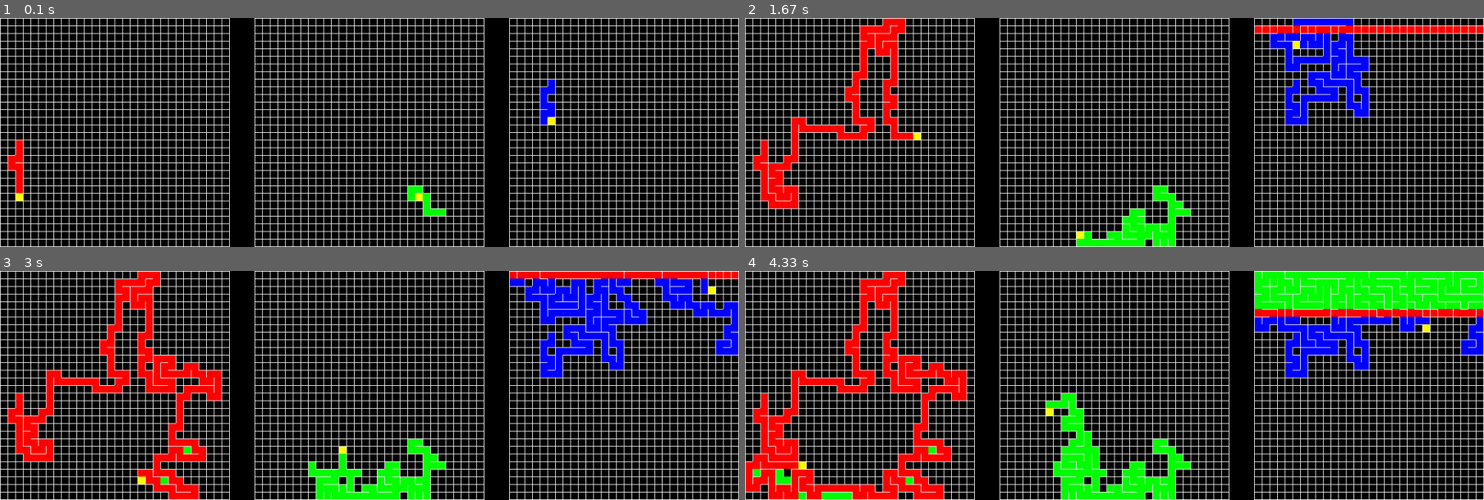
Above: before the commit, frames 1-4 (two rows, left to right).
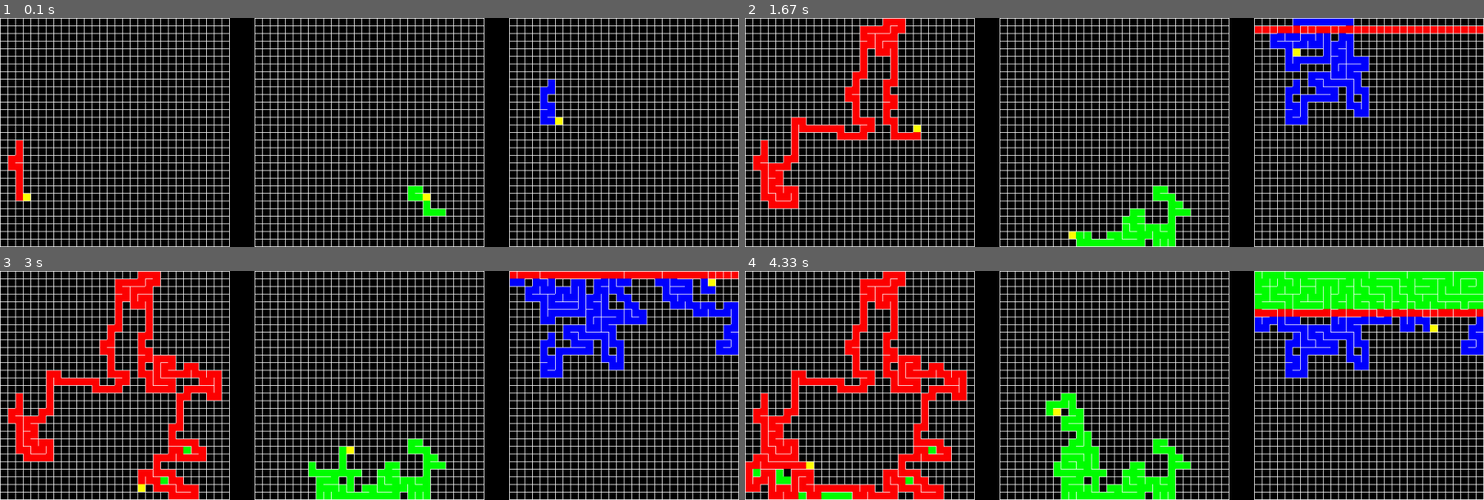
Above: after the commit, the same moments.

Repository: zedzeedev/build-a-thing
Game: pygame game, started from src/pygame_visualization.py
Same seed, same stepped clock (60 frames per second), same inputs: the game is played once before the commit and once after it.
Inputs:
- Up to frame 1 (0.1 s): no input
- Up to frame 2 (1.67 s): no input
- Up to frame 3 (3 s): no input
- Up to frame 4 (4.33 s): no input

The runs differ from the first frame. In frame 1, 0.2% of the frame differs, in the area x 2-77%, y 43-80%; in frame 2, 0.2%; in frame 3, 0.2%; in frame 4, 0.2%, in the area x 7-94%, y 23-87%.

Commit message:
visualization and timer

Diff:
--- a/src/pygame_visualization.py
+++ b/src/pygame_visualization.py
@@ -3,6 +3,7 @@
 from aldous_broder import AldousBroderGrid
 from hunt_and_kill import HuntAndKillGrid
 from maze_helpers import MazeVisitor
+import time
 
 
 CELL_SIZE = (12, 12)
@@ -53,12 +54,12 @@
 
     def visit_recursive_backtracking(self, maze, **kwargs):
         def cell_color_decider(pos):
-            if pos == maze.current_cell:
+            if pos in maze.completed_cells:
+                return kwargs["completed_color"]
+            elif pos == maze.current_cell:
                 return kwargs["current_color"]
             elif pos in maze.visited_cells:
                 return kwargs["visited_color"]
-            elif pos in maze.completed_cells:
-                return kwargs["completed_color"]
             return self.cell_color
         self.draw_grid(maze, cell_color_decider)
 
@@ -83,6 +84,12 @@
 backtracker = RecursiveBacktrackerGrid(30, 30)
 aldous = AldousBroderGrid(30, 30)
 hunt_and_kill = HuntAndKillGrid(30, 30)
+start_time = time.time()
+
+
+step_hunt_and_kill = True
+step_aldous = True
+step_backtracking = True
 
 
 while running:
@@ -92,13 +99,24 @@
         if event.type == pg.QUIT:
             running = False
 
+    if step_backtracking and not backtracker.step():
+        print(f"Recursive backtracking took: {time.time() - start_time} seconds")
+        step_backtracking = False
+
+    if step_hunt_and_kill and not hunt_and_kill.step():
+        print(f"Hunt and Kill took: {time.time() - start_time} seconds")
+        step_hunt_and_kill = False
+
+    if step_aldous and not aldous.step():
+        print(f"Aldous-Broder took: {time.time() - start_time} seconds")
+        step_aldous = False
+
     backtracker.accept(first_visitor, current_color=(255, 255, 0), visited_color=(255, 0, 0), completed_color=(0, 255, 0))
     hunt_and_kill.accept(second_visitor, current_color=(255, 255, 0), visited_color=(0, 0, 255), hunted_color=(255, 0, 0), completed_color=(0, 255, 0))
     aldous.accept(third_visitor, current_color=(255, 255, 0), visited_color=(0, 255, 0))
-    backtracker.step()
-    hunt_and_kill.step()
-    aldous.step()
+
     pg.display.flip()
 
 
+
 pg.quit()
